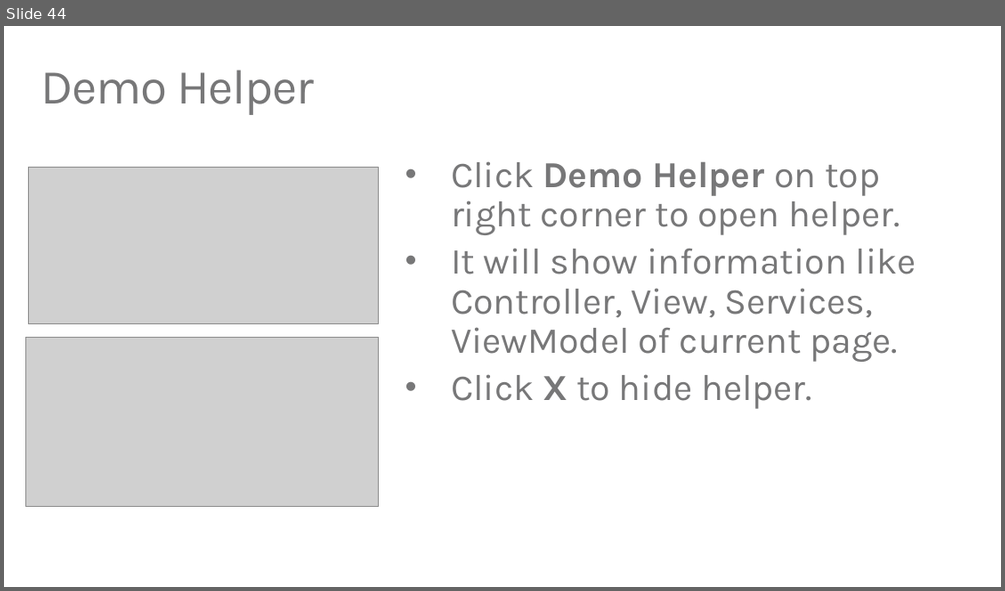
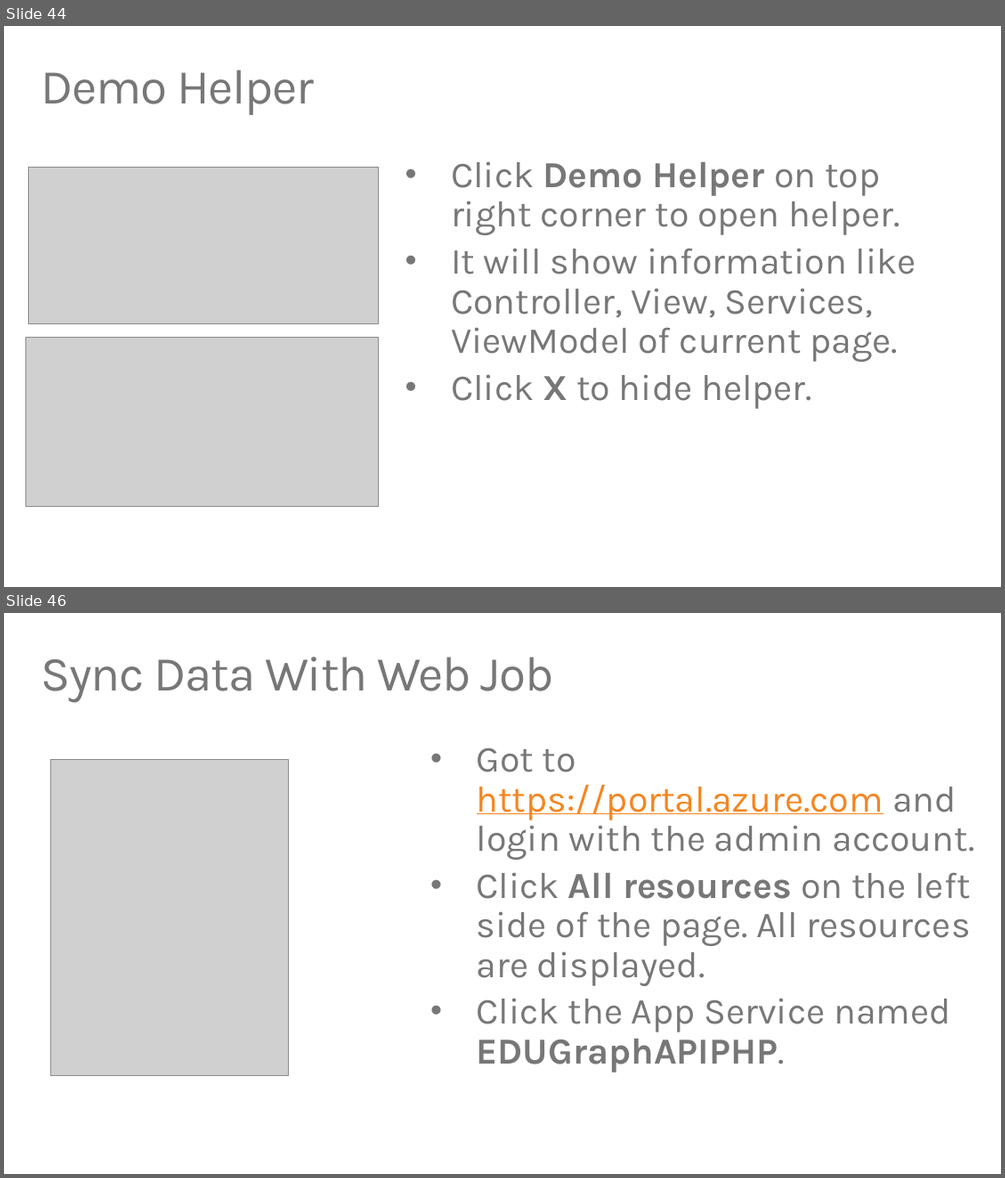
Before and after one commit to TylerLu/EDUGraphAPI-PHP, a slide deck: EDU GRAPH-API Demo Script.pptx. Shown one above the other, each under a label of ours: slide 44 before the commit, slides 44 and 46 after it; the slides between them are not shown. The pictures are 1005x591 and 1005x1178 pixels, drawn with LibreOffice and Linux fonts; fonts in the diff are those of the drawing; grey boxes stand for pictures. Boxes give left, top, right and bottom in pixels: in the first picture for what was removed or moved away, otherwise in the second. Text is boxed around its words. In the diff, an @@ line names an element or a change of style, - is before the commit and + after.

```diff
--- a/EDU GRAPH-API Demo Script.pptx
+++ b/EDU GRAPH-API Demo Script.pptx
@@ slide 46 added at (4,613,1001,1174), background #FFFFFF @@
@@ title added at (40,657,554,703), 48 pt, text #777778 @@
+Sync Data With Web Job
@@ picture added at (50,759,289,1076) @@
@@ text added at (477,748,974,1072), 36 pt, text #777778 @@
+• Got to https://portal.azure.com and login with the admin account.
+• Click All resources on the left side of the page. All resources are displayed.
+• Click the App Service named EDUGraphAPIPHP.
```
Also in this commit, not shown: 7 other slides added, 3 other files.
